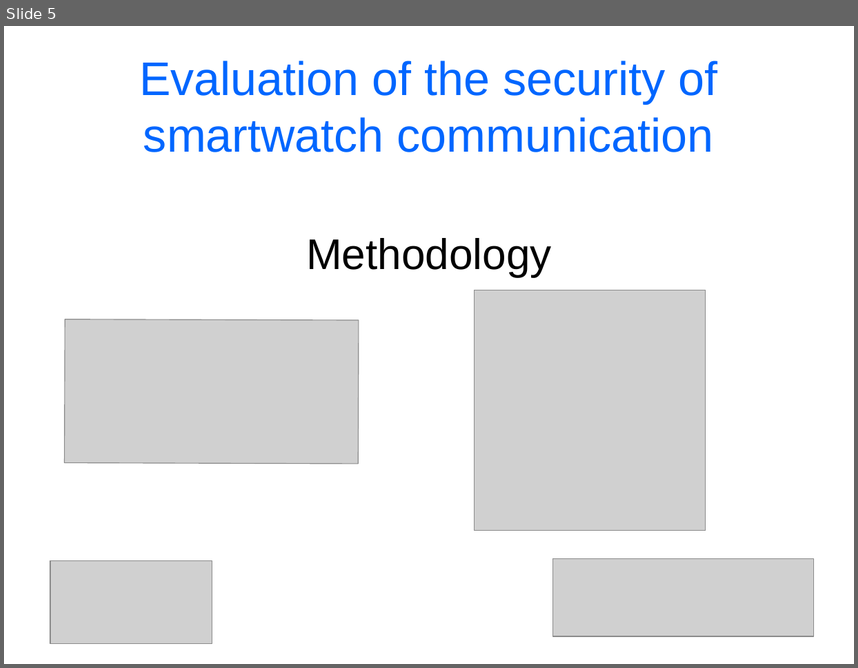
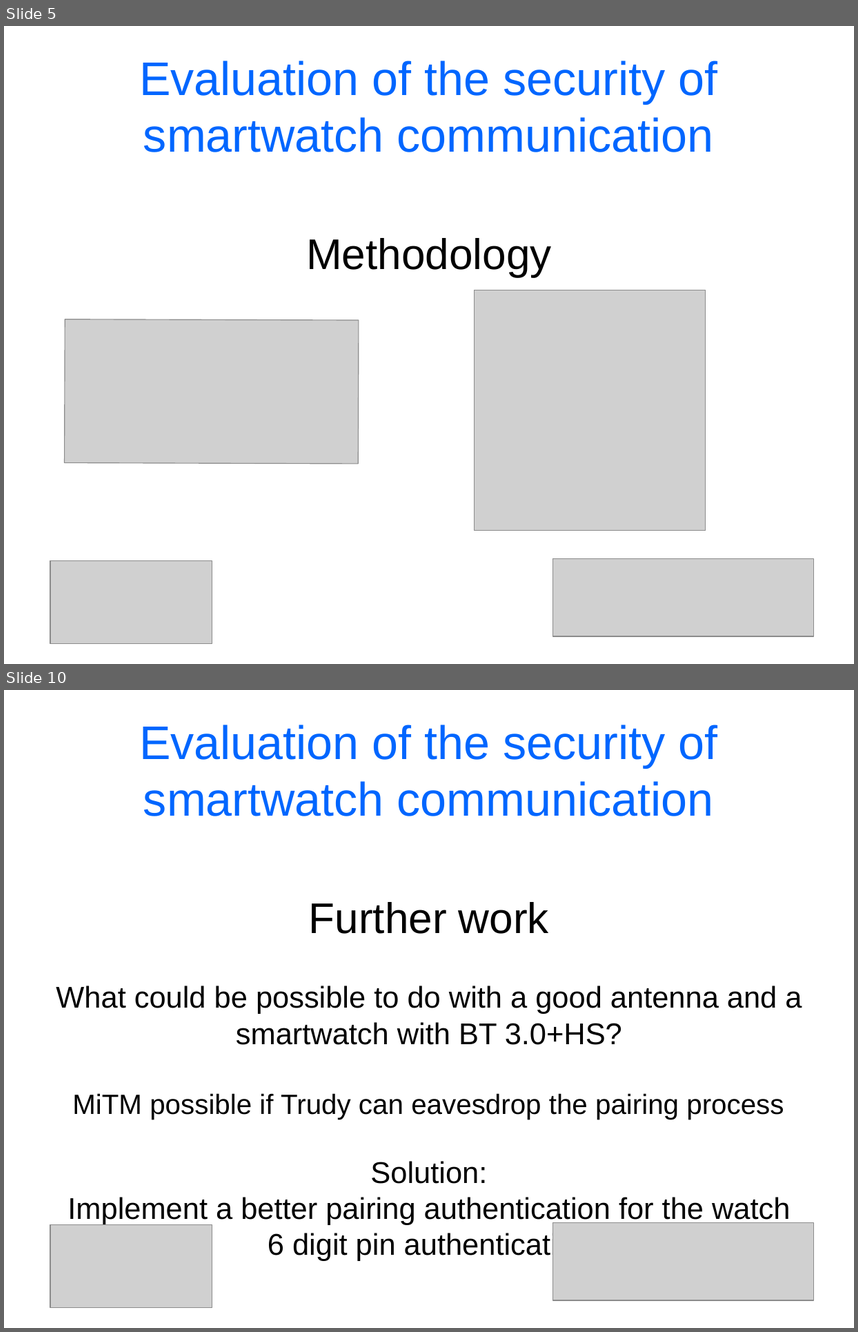
Before and after one commit to cheeseit/smartwatchers_report, a slide deck: presentation.odp. Shown one above the other, each under a label of ours: slide 5 before the commit, slides 5 and 10 after it; the slides between them are not shown. The pictures are 858x668 and 858x1332 pixels, drawn with LibreOffice and Linux fonts; fonts in the diff are those of the drawing; grey boxes stand for pictures. Boxes give left, top, right and bottom in pixels: in the first picture for what was removed or moved away, otherwise in the second. Text is boxed around its words. In the diff, an @@ line names an element or a change of style, - is before the commit and + after.

```diff
--- a/presentation.odp
+++ b/presentation.odp
@@ slide 10 added at [4, 690, 854, 1328], background #FFFFFF @@
@@ title added at [139, 724, 717, 816], 44 pt, text #0066FF @@
+Evaluation of the security of smartwatch communication
@@ subtitle added at [56, 902, 802, 1261], 28 pt, text #000000 @@
+Further work
+What could be possible to do with a good antenna and a smartwatch with BT 3.0+HS?
+MiTM possible if Trudy can eavesdrop the pairing process
+Solution:
+Implement a better pairing authentication for the watch
+6 digit pin authentication
@@ picture added at [50, 1225, 212, 1307] @@
@@ picture added at [553, 1222, 814, 1300] @@
```
Also in this commit, not shown: 2 slides changed, 2 other slides added.
